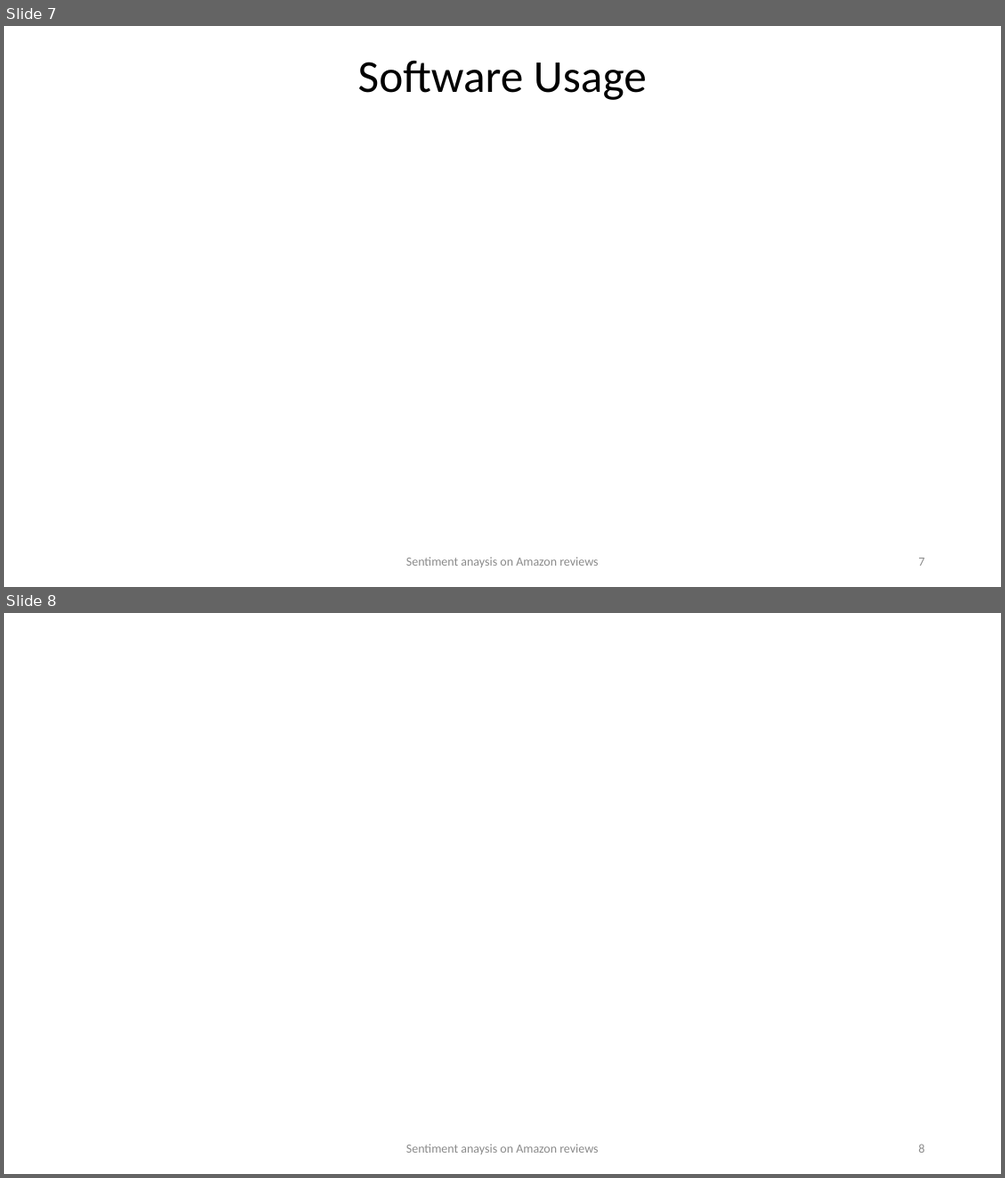
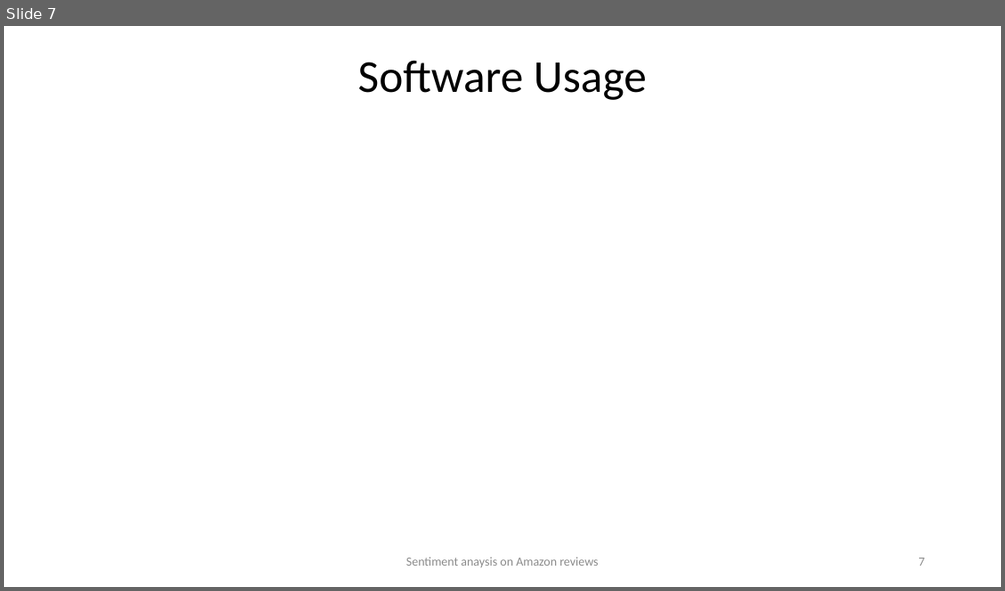
Before and after one commit to ytabatabaee/AmazonSentiment, a slide deck: final_presentation.pptx. Shown one above the other, each under a label of ours: slides 7 and 8 before the commit, slide 7 after it. The pictures are 1005x1178 and 1005x591 pixels, drawn with LibreOffice and Linux fonts; fonts in the diff are those of the drawing. Boxes give left, top, right and bottom in pixels: in the first picture for what was removed or moved away, otherwise in the second. Text is boxed around its words. In the diff, an @@ line names an element or a change of style, - is before the commit and + after.

```diff
--- a/final_presentation.pptx
+++ b/final_presentation.pptx
@@ slide 8 removed at (4,613,1001,1174), background #FFFFFF @@
@@ text removed at (406,1143,598,1154) @@
-Sentiment anaysis on Amazon reviews
@@ page number removed at (918,1143,924,1152) @@
-8
```
Also in this commit, not shown: 6 slides changed, 2 other files.
